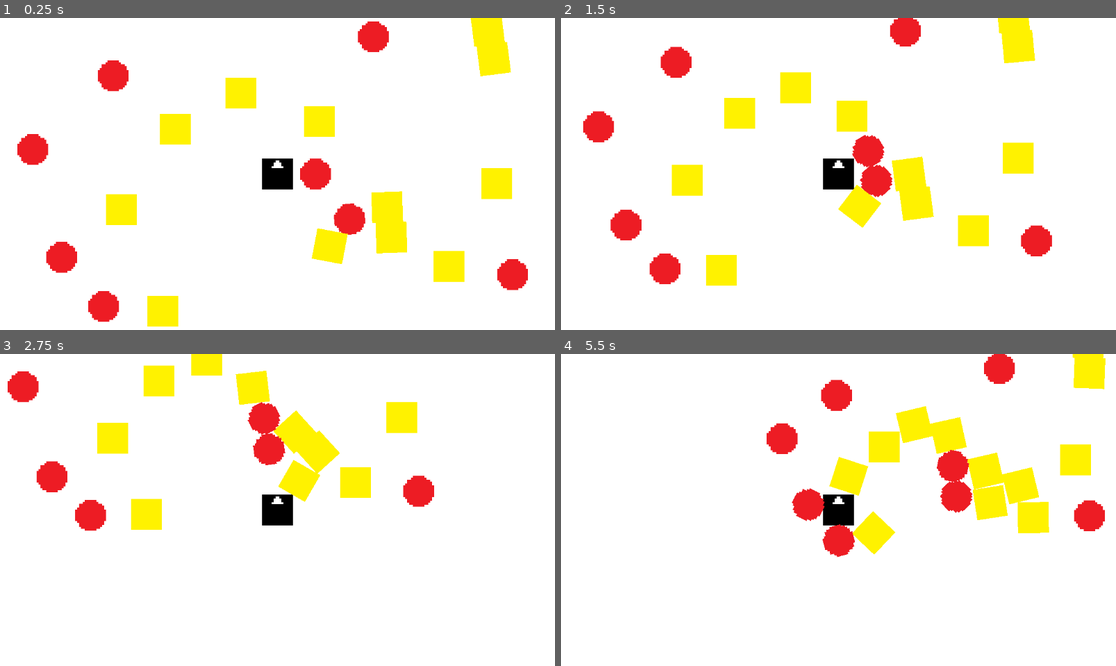
Above: before the commit, frames 1-4 (two rows, left to right).
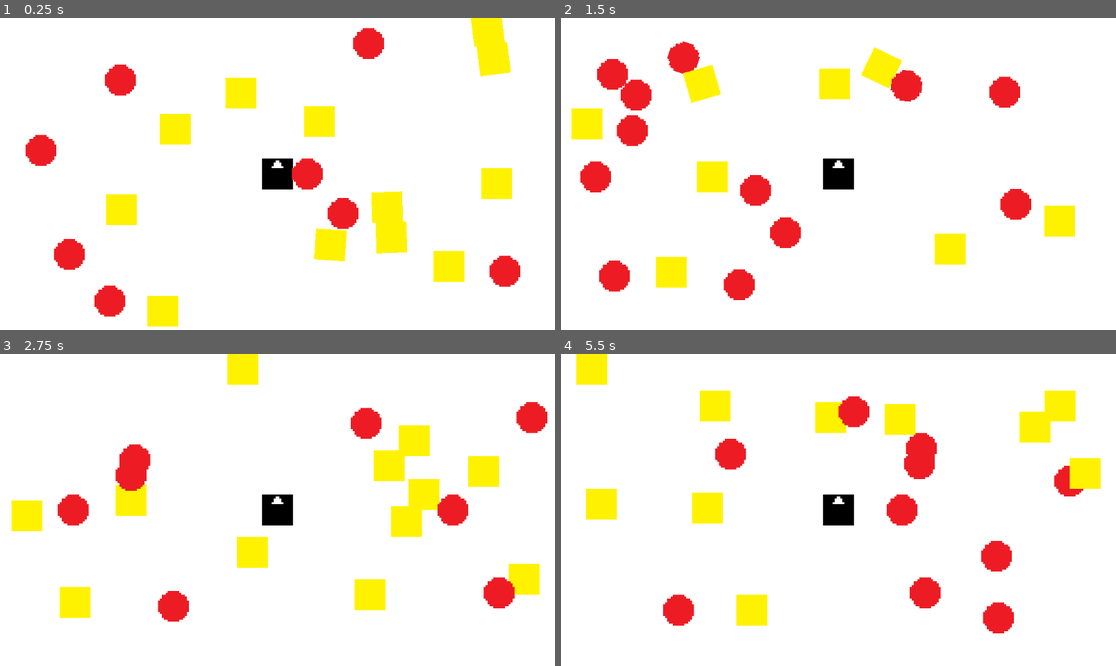
Above: after the commit, the same moments.

Repository: Marcin-Lach/javsc
Game: Godot game, scene res://main.tscn
Same seed, same stepped clock (60 frames per second), same inputs: the game is played once before the commit and once after it.
Inputs:
- Up to frame 1 (0.25 s): no input
- Up to frame 2 (1.5 s): hold Right (right) 0.53-1.28 s; hold Down (down) from 1.28 s (still down)
- Up to frame 3 (2.75 s): release Down (down) at 2.03 s; hold Right (right) from 2.03 s (still down)
- Up to frame 4 (5.5 s): release Right (right) at 2.78 s; hold Up (up) 2.78-3.53 s; hold Left (left) 3.53-5.03 s; hold Down (down) from 5.03 s (still down)

The runs differ from the first frame. In frame 1, 2.7% of the frame differs, in the area x 3-96%, y 1-98%; in frame 2, 18%, in the area x 1-93%, y 0-91%; in frame 3, 17%; in frame 4, 18%.

Commit message:
The day the player died (and respawned) for the first time
... and I'm back to the start

Diff:
--- a/src/Enemies/Renemy/renemy.tscn
+++ b/src/Enemies/Renemy/renemy.tscn
@@ -6,11 +6,12 @@
 [sub_resource type="CircleShape2D" id="CircleShape2D_gpg7w"]
 radius = 8.0
 
-[node name="Renemy" type="RigidBody2D"]
+[node name="Renemy" type="RigidBody2D" groups=["enemies"]]
 mass = 3.0
 gravity_scale = 0.0
 linear_damp = 5.0
 script = ExtResource("1_5uory")
+speed = 30
 
 [node name="Sprite2D" type="Sprite2D" parent="."]
 texture = ExtResource("1_6pieb")
--- a/src/Enemies/Yenemy/yenemy.tscn
+++ b/src/Enemies/Yenemy/yenemy.tscn
@@ -6,7 +6,8 @@
 [sub_resource type="RectangleShape2D" id="RectangleShape2D_focwp"]
 size = Vector2(16, 16)
 
-[node name="Yenemy" type="RigidBody2D"]
+[node name="Yenemy" type="RigidBody2D" groups=["enemies"]]
+mass = 6.0
 gravity_scale = 0.0
 linear_damp = 4.0
 script = ExtResource("1_af3cv")
--- a/src/Player/PlayerMovement.gd
+++ b/src/Player/PlayerMovement.gd
@@ -17,3 +17,7 @@
 
 func _physics_process(delta):
 	set_velocity()
+
+func _on_body_entered(body):
+	if body.is_in_group("enemies"):
+		get_tree().reload_current_scene()
--- a/src/main.tscn
+++ b/src/main.tscn
@@ -14,6 +14,8 @@
 
 [node name="Player" type="RigidBody2D" parent="."]
 gravity_scale = 0.0
+max_contacts_reported = 1
+contact_monitor = true
 lock_rotation = true
 linear_damp = 15.0
 script = ExtResource("1_iupss")
@@ -28,3 +30,5 @@
 [node name="Camera2D" type="Camera2D" parent="."]
 zoom = Vector2(4, 4)
 script = ExtResource("4_8ipmc")
+
+[connection signal="body_entered" from="Player" to="Player" method="_on_body_entered"]
Not shown, changed: diary/README.md
